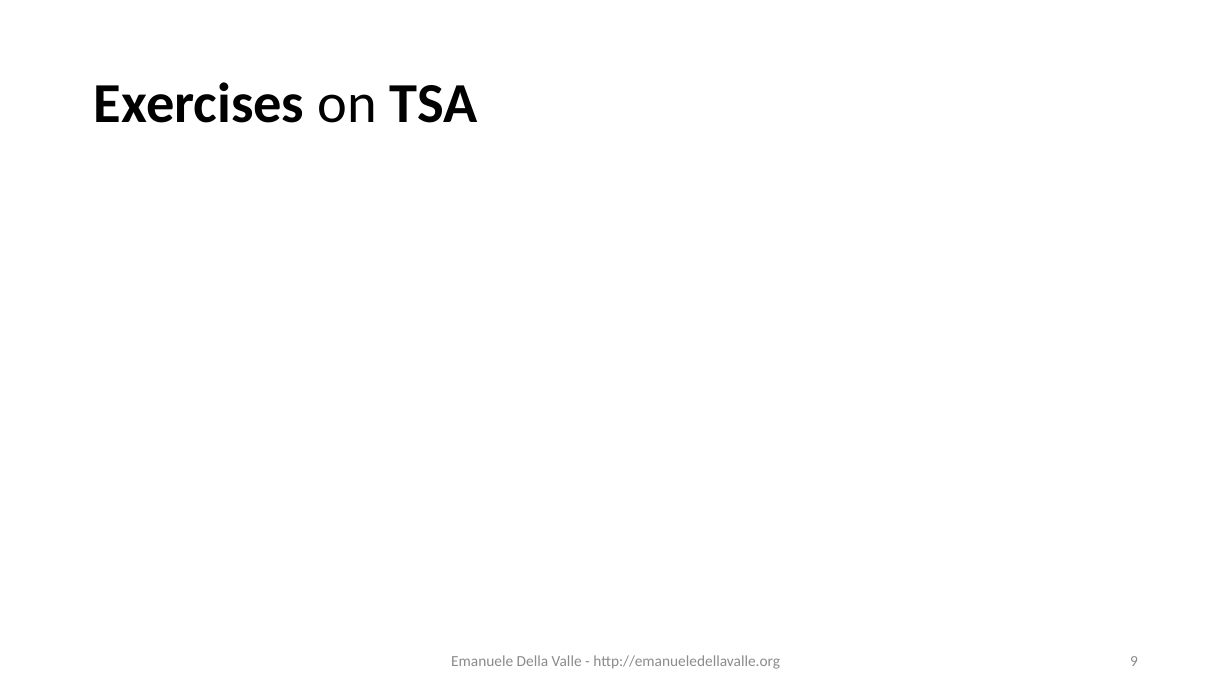
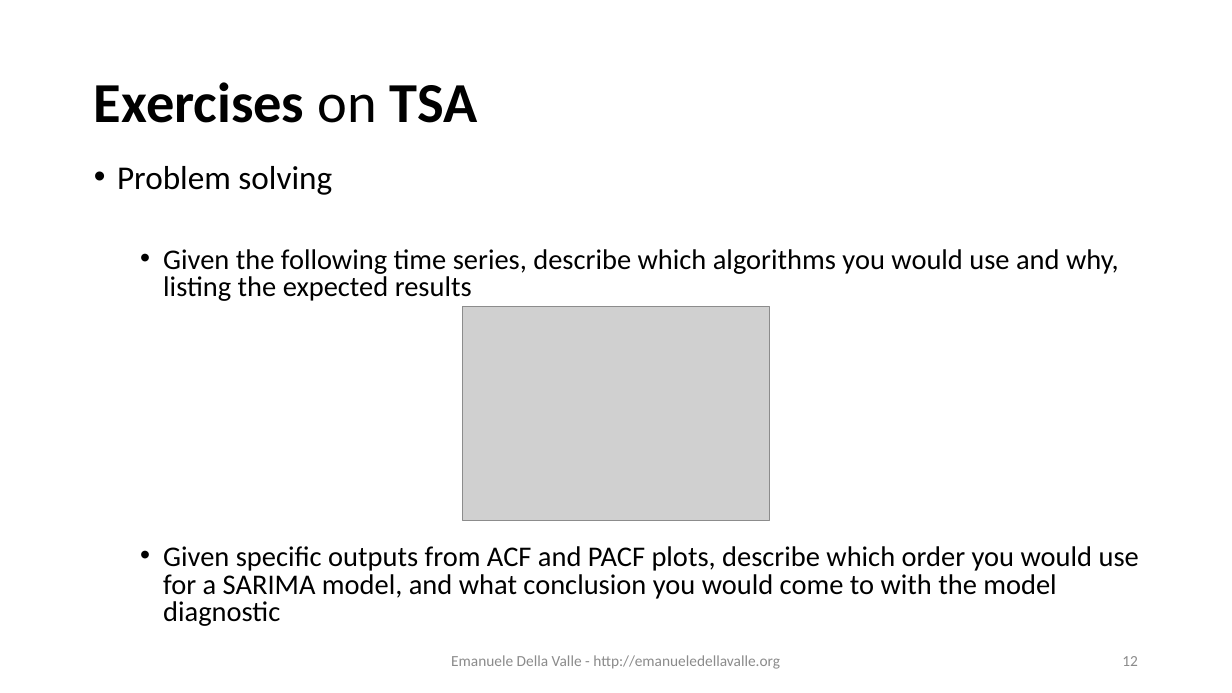
Before and after one commit to eugeniovaretti/streaming-data-analytics, a slide deck: slide 12 of lectures/11_SDS_exam-preview/11_Streaming-Data-Science_exam-preview.pptx (slide 9 before the commit). Drawn at 1232x693 pixels with LibreOffice and Linux fonts; fonts in the diff are those of the drawing; grey boxes stand for pictures. Boxes give left, top, right and bottom in pixels: in the first picture for what was removed or moved away, otherwise in the second. Text is boxed around its words. In the diff, an @@ line names an element or a change of style, - is before the commit and + after.

```diff
--- a/lectures/11_SDS_exam-preview/11_Streaming-Data-Science_exam-preview.pptx
+++ b/lectures/11_SDS_exam-preview/11_Streaming-Data-Science_exam-preview.pptx
@@ text added at box(117, 166, 1139, 626), 22.2 pt, text #000000 @@
+• Problem solving
+  • Given the following time series, describe which algorithms you would use and why, listing the expected results
+  • Given specific outputs from ACF and PACF plots, describe which order you would use for a SARIMA model, and what conclusion you would come to with the model diagnostic
@@ picture added at box(463, 307, 770, 521) @@
@@ page number at box(1122, 656, 1138, 666): text changed @@
-9
+12
```
Also in this commit, not shown: 7 other slides changed, 3 slides added.
